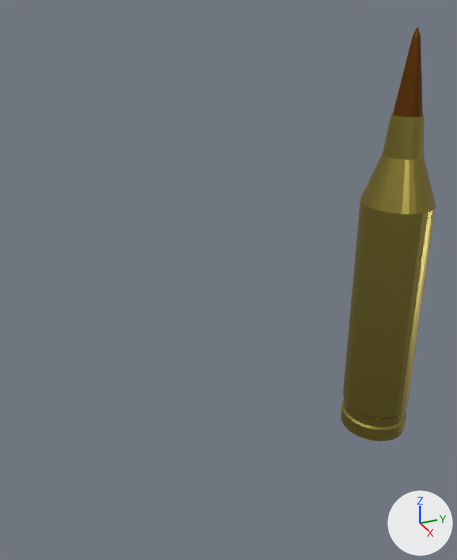
Before and after pictures for a commit that changed the FBX model Assets/PickUps/Bullets.fbx.
Camera for both pictures: a camera (50 mm lens) standing at (3.5, -2.01, 3.3) and looking at (-0.28, -0.3, 1.41). The axes (+X, +Y, +Z) are drawn at lower right. The lights are the same throughout. Where no turn or scale is listed for an object, it has been applied to the vertices.
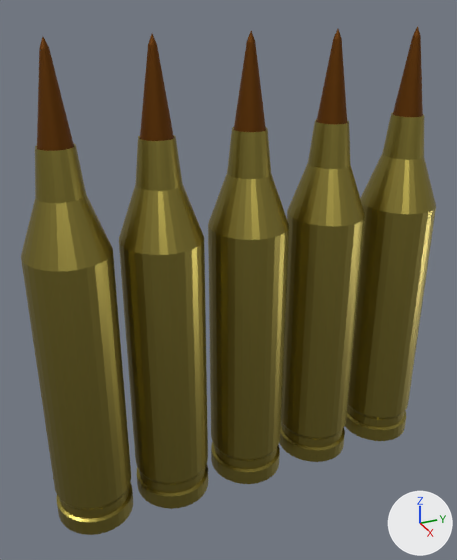
The change, as a list of edits to the scene's bpy script:
```text
Change me_cylinder_004:
    where me_cylinder_004.from_pydata(...)  # 321 vertices, 321 faces; spans x -0.29..0.29, y -0.28..0.28, z -1.0..2.3
    used by ob_cylinder_004; location = (-0.229, 1.094, 0.782)
    me_cylinder_004 part 1: the loose piece of 321 vertices spanning x -0.29..0.29, y -0.28..0.28, z -1.0..2.3 is copied, and the copy is moved by (0.0, -2.51, 0.0); it spans x -0.29..0.29, y -2.79..-2.24, z -1.0..2.3
    me_cylinder_004 part 2: the loose piece of 321 vertices spanning x -0.29..0.29, y -0.28..0.28, z -1.0..2.3 is copied, and the copy is moved by (0.0, -1.9, 0.0); it spans x -0.29..0.29, y -2.18..-1.62, z -1.0..2.3
    me_cylinder_004 part 3: the loose piece of 321 vertices spanning x -0.29..0.29, y -0.28..0.28, z -1.0..2.3 is copied, and the copy is moved by (0.0, -1.27, 0.0); it spans x -0.29..0.29, y -1.55..-0.99, z -1.0..2.3
    me_cylinder_004 part 4: the loose piece of 321 vertices spanning x -0.29..0.29, y -0.28..0.28, z -1.0..2.3 is copied, and the copy is moved by (0.0, -0.64, 0.0); it spans x -0.29..0.29, y -0.92..-0.37, z -1.0..2.3
```

Pixel boxes [x1, y1, x2, y2] of what changed, in the pictures (457 x 560 px):
'Cylinder.004', reshaped (333% wider, 23% taller): before [341, 26, 436, 441]; after [21, 26, 436, 535]
part 1 of me_cylinder_004, added (brown): after [21, 37, 133, 535]
part 2 of me_cylinder_004, added (brown): after [119, 34, 208, 509]
part 3 of me_cylinder_004, added (brown): after [208, 31, 289, 484]
part 4 of me_cylinder_004, added (brown): after [279, 29, 365, 462]
